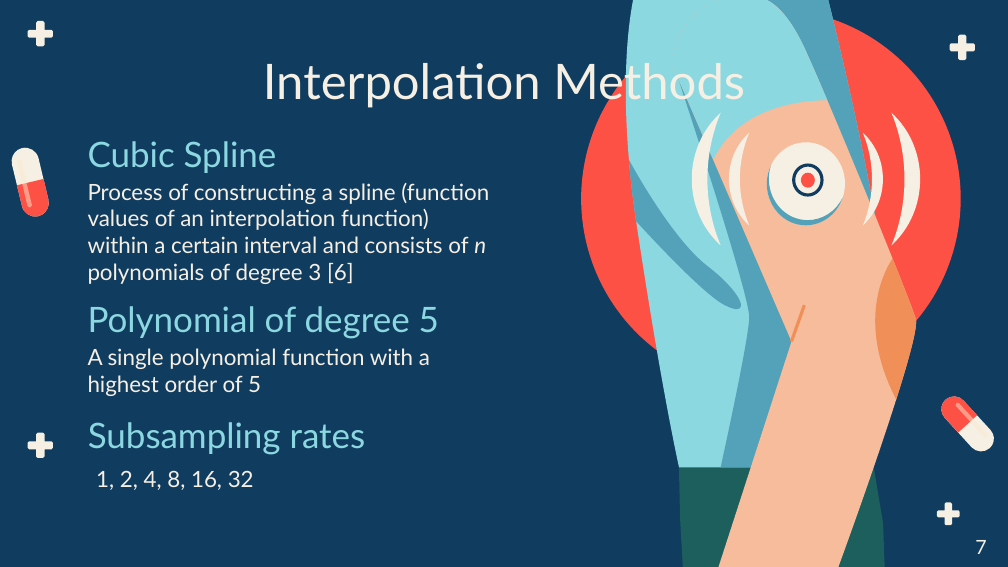
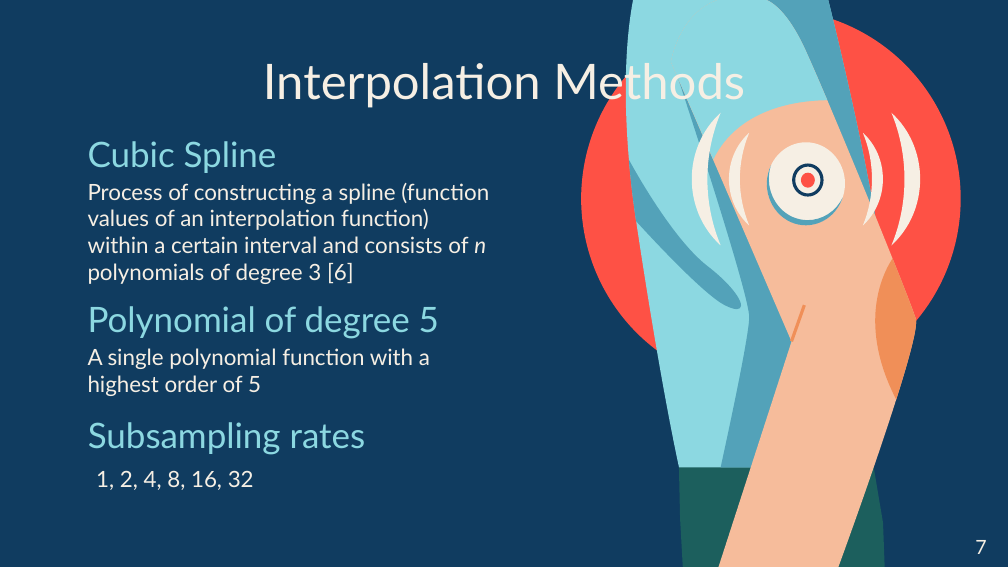
Before and after one commit to BME-Students/DDDM-Project7, a slide deck: slide 8 of From Finger Stick Blood Glucose Samples to the Predictive Power of continuous glucose monitoring.pptx. Drawn at 1008x567 pixels with LibreOffice and Linux fonts; fonts in the diff are those of the drawing. Boxes give left, top, right and bottom in pixels: in the first picture for what was removed or moved away, otherwise in the second. Text is boxed around its words. In the diff, an @@ line names an element or a change of style, - is before the commit and + after.

```diff
--- a/From Finger Stick Blood Glucose Samples to the Predictive Power of continuous glucose monitoring.pptx
+++ b/From Finger Stick Blood Glucose Samples to the Predictive Power of continuous glucose monitoring.pptx
@@ freeform shape removed at [27,21,52,46] @@
@@ freeform shape removed at [950,34,975,59] @@
@@ freeform shape removed at [6,145,55,219] @@
@@ freeform shape removed at [13,158,37,208] @@
@@ freeform shape removed at [14,176,51,220] @@
@@ freeform shape removed at [936,389,980,435] @@
@@ freeform shape removed at [937,386,999,462] @@
@@ freeform shape removed at [955,396,989,444] @@
@@ freeform shape removed at [27,432,52,458] @@
@@ freeform shape removed at [936,502,960,525] @@
```
Also in this commit, not shown: 13 other slides changed, 1 other file.
